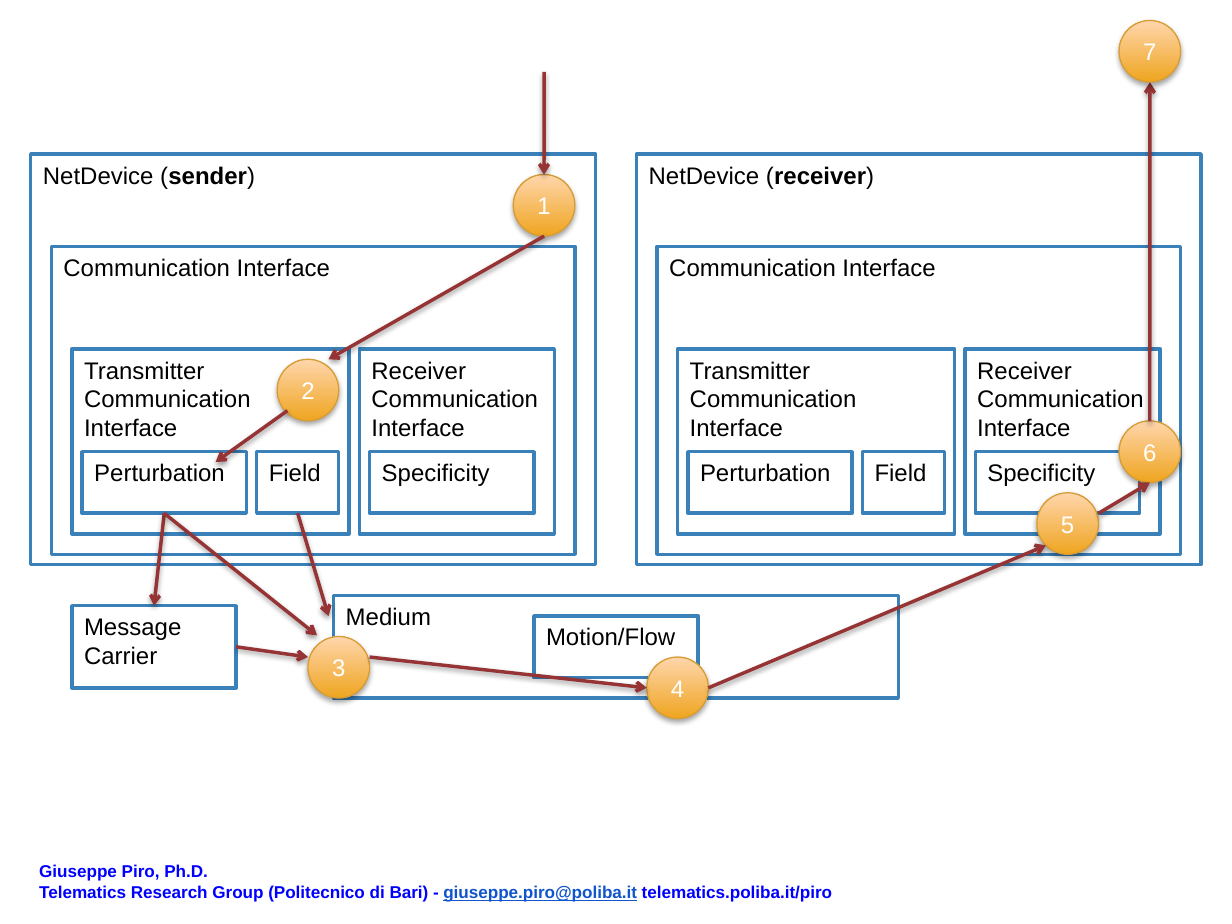
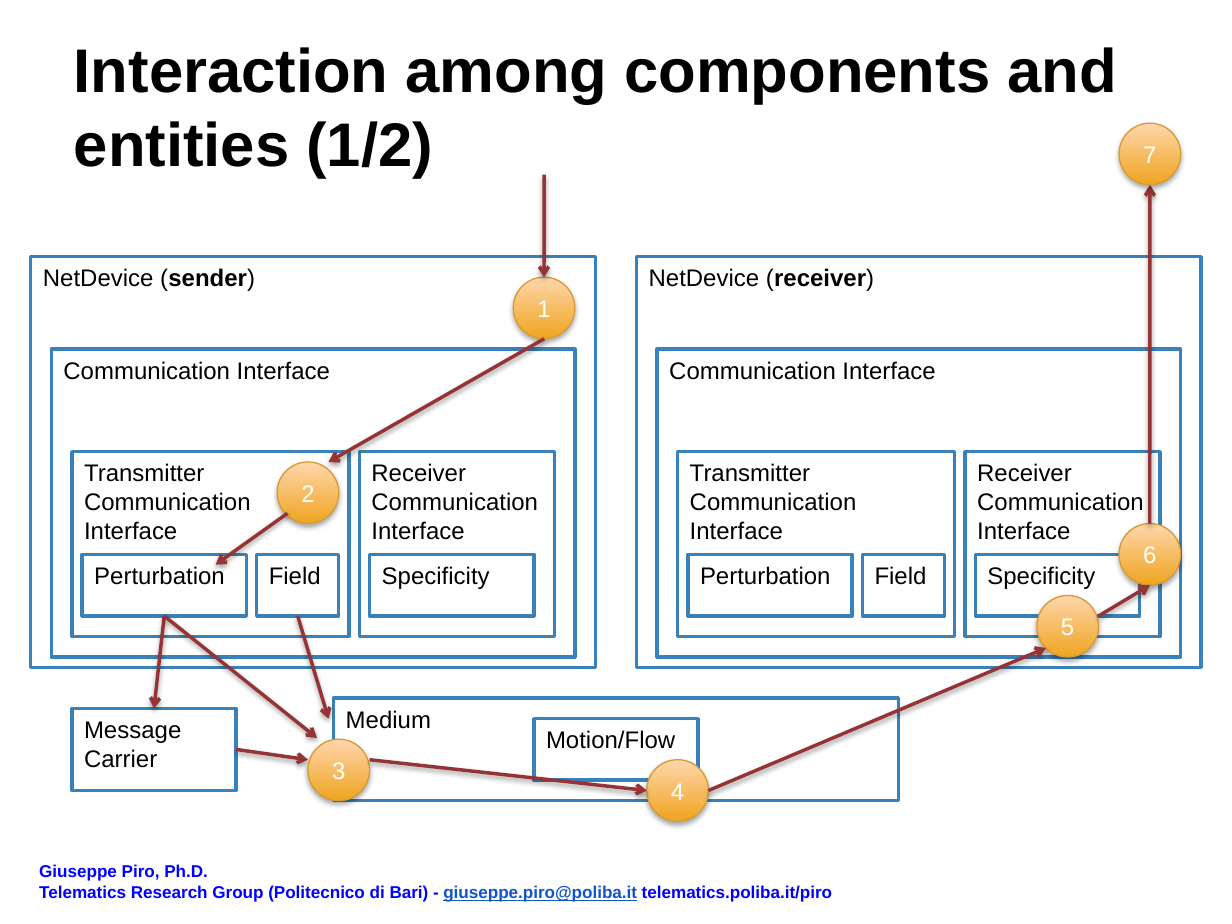
Before and after one commit to EnzoRong1013/ieee-p1906-1-reference-code, a slide deck: slide 3 of docs/mapping_scheme.pptx (slide 2 before the commit). Drawn at 1232x924 pixels with LibreOffice and Linux fonts; fonts in the diff are those of the drawing. Boxes give left, top, right and bottom in pixels: in the first picture for what was removed or moved away, otherwise in the second. Text is boxed around its words. In the diff, an @@ line names an element or a change of style, - is before the commit and + after.

```diff
--- a/docs/mapping_scheme.pptx
+++ b/docs/mapping_scheme.pptx
@@ title added at [74, 47, 1116, 178], 36 pt, text #000000, bold @@
+Interaction among components and entities (1/2)
@@ 7 rectangles, 3 arrows, 2 ellipses: place and size @@
-7 rectangles, 3 arrows, 2 ellipses at [52, 71, 1180, 718]
+7 rectangles, 3 arrows, 2 ellipses at [52, 175, 1180, 822]
@@ 10 rectangles, 8 arrows, 5 ellipses: place and size @@
-10 rectangles, 8 arrows, 5 ellipses at [31, 21, 1201, 699]
+10 rectangles, 8 arrows, 5 ellipses at [31, 123, 1201, 801]
```
Also in this commit, not shown: 2 other slides changed, 19 slides added.
